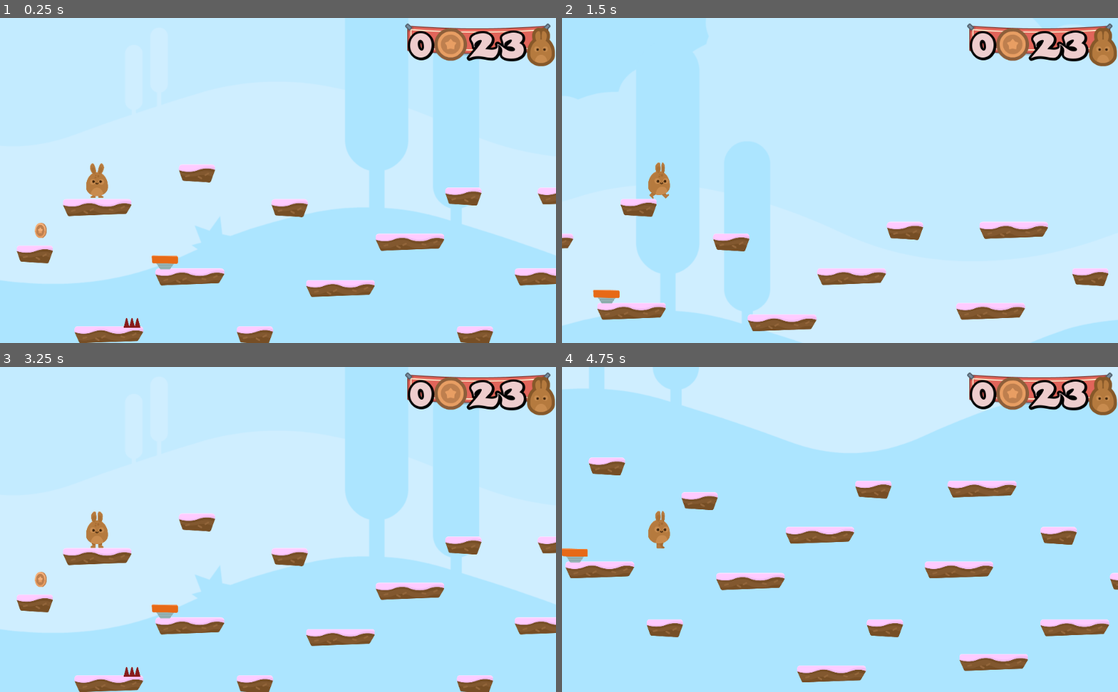
Above: before the commit, frames 1-4 (two rows, left to right).
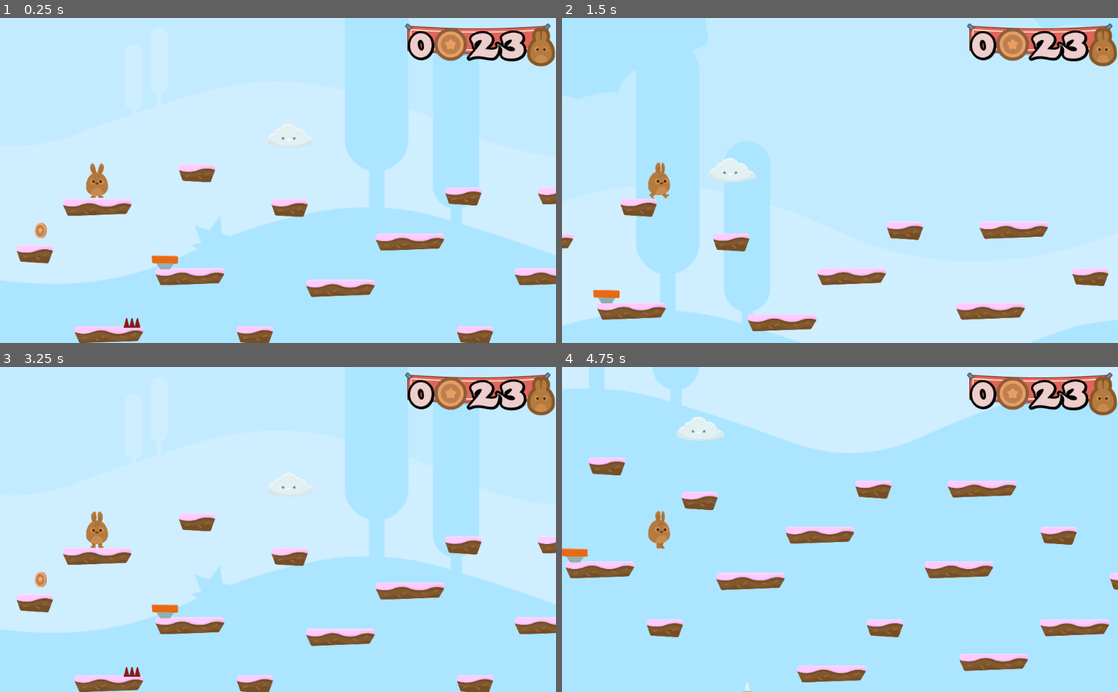
Above: after the commit, the same moments.

Repository: unnipv/hoppy-days
Game: Godot game, scene res://Levels/Level1.tscn
The game is run twice, just before and just after one commit, with the same random seed, the same clock (stepped at 60 frames per second) and the same inputs.
Inputs (mouse positions are in pixels of both pictures, inside the frame that each line leads up to):
- Up to frame 1 (0.25 s): no input
- Up to frame 2 (1.5 s): hold D (right) from 0.53 s (still down); tap W (jump) at 0.77 s
- Up to frame 3 (3.25 s): tap W (jump) at 1.52 s; release D (right) at 2.03 s; hold A (left) 2.03-2.75 s; click (378, 575) at 2.75 s
- Up to frame 4 (4.75 s): hold D (right) from 3.53 s (still down); tap W (jump) at 3.77, 4.52 s

The runs differ from the first frame. In frame 1, 0.1% of the frame differs, in the area x 3-95%, y 32-83%; in frame 2, 0.4%; in frame 3, 0.1%; in frame 4, 0.4%, in the area x 20-35%, y 15-100%.

Commit message:
Everything except NPCs

Diff:
--- a/Hoppy_Days/Items/JumpPad.gd
+++ b/Hoppy_Days/Items/JumpPad.gd
@@ -1,5 +1,4 @@
 extends Area2D
-
 
 
 func _on_JumpPad_body_entered(body):
--- a/Hoppy_Days/Levels/Level1.tscn
+++ b/Hoppy_Days/Levels/Level1.tscn
@@ -9,6 +9,8 @@
 [ext_resource path="res://GUI/GUI.tscn" type="PackedScene" id=7]
 [ext_resource path="res://GUI/GUI.gd" type="Script" id=8]
 [ext_resource path="res://Items/Coin.tscn" type="PackedScene" id=9]
+[ext_resource path="res://NPCs/Bowser.tscn" type="PackedScene" id=10]
+[ext_resource path="res://NPCs/Cloud.tscn" type="PackedScene" id=11]
 
 [node name="Level1" type="Node2D"]
 script = ExtResource( 6 )
@@ -30,6 +32,14 @@
 [node name="Coin" parent="." instance=ExtResource( 9 )]
 position = Vector2( 198.452, 622.263 )
 
+[node name="NPCs" type="Node" parent="."]
+
+[node name="Bowser" parent="NPCs" instance=ExtResource( 10 )]
+position = Vector2( 1835.99, 1576.35 )
+
+[node name="Cloud" parent="NPCs" instance=ExtResource( 11 )]
+position = Vector2( 1577.52, 97.544 )
+
 [node name="BGM" type="AudioStreamPlayer" parent="."]
 stream = ExtResource( 4 )
 volume_db = -17.361
--- /dev/null
+++ b/Hoppy_Days/NPCs/Bowser.tscn
@@ -0,0 +1,88 @@
+[gd_scene load_steps=8 format=2]
+
+[ext_resource path="res://GFX/Enemies/spikeMan_stand.png" type="Texture" id=1]
+[ext_resource path="res://GFX/Enemies/spikeMan_walk1.png" type="Texture" id=2]
+[ext_resource path="res://GFX/Enemies/spikeMan_walk2.png" type="Texture" id=3]
+[ext_resource path="res://Hazards/Hazards.gd" type="Script" id=4]
+
+[sub_resource type="SpriteFrames" id=1]
+animations = [ {
+"frames": [ ExtResource( 1 ) ],
+"loop": true,
+"name": "stand",
+"speed": 5.0
+}, {
+"frames": [ ExtResource( 2 ), ExtResource( 3 ) ],
+"loop": true,
+"name": "walk",
+"speed": 5.0
+} ]
+
+[sub_resource type="CapsuleShape2D" id=2]
+radius = 46.1421
+height = 78.0028
+
+[sub_resource type="Animation" id=3]
+resource_name = "Bowser"
+length = 6.0
+step = 1.0
+tracks/0/type = "value"
+tracks/0/path = NodePath(".:position")
+tracks/0/interp = 1
+tracks/0/loop_wrap = true
+tracks/0/imported = false
+tracks/0/enabled = true
+tracks/0/keys = {
+"times": PoolRealArray( 0, 1, 2, 4, 5, 6 ),
+"transitions": PoolRealArray( 1, 1, 1, 1, 1, 1 ),
+"update": 0,
+"values": [ Vector2( 0, 0 ), Vector2( -100, 0 ), Vector2( -100, 0 ), Vector2( 100, 0 ), Vector2( 100, 0 ), Vector2( 0, 0 ) ]
+}
+tracks/1/type = "value"
+tracks/1/path = NodePath("AnimatedSprite:animation")
+tracks/1/interp = 1
+tracks/1/loop_wrap = true
+tracks/1/imported = false
+tracks/1/enabled = true
+tracks/1/keys = {
+"times": PoolRealArray( 0, 1, 2, 4, 5, 6 ),
+"transitions": PoolRealArray( 1, 1, 1, 1, 1, 1 ),
+"update": 1,
+"values": [ "walk", "stand", "walk", "stand", "walk", "stand" ]
+}
+tracks/2/type = "value"
+tracks/2/path = NodePath("AnimatedSprite:flip_h")
+tracks/2/interp = 1
+tracks/2/loop_wrap = true
+tracks/2/imported = false
+tracks/2/enabled = true
+tracks/2/keys = {
+"times": PoolRealArray( 0, 2, 5 ),
+"transitions": PoolRealArray( 1, 1, 1 ),
+"update": 1,
+"values": [ true, false, true ]
+}
+
+[node name="Bowser" type="Node2D"]
+
+[node name="Area2D" type="Area2D" parent="."]
+collision_layer = 4
+script = ExtResource( 4 )
+__meta__ = {
+"_edit_group_": true
+}
+
+[node name="AnimatedSprite" type="AnimatedSprite" parent="Area2D"]
+frames = SubResource( 1 )
+animation = "walk"
+playing = true
+flip_h = true
+
+[node name="CollisionShape2D" type="CollisionShape2D" parent="Area2D"]
+position = Vector2( 0, 5.82704 )
+shape = SubResource( 2 )
+
+[node name="AnimationPlayer" type="AnimationPlayer" parent="Area2D"]
+playback_process_mode = 0
+anims/Bowser = SubResource( 3 )
+[connection signal="body_entered" from="Area2D" to="Area2D" method="_on_SpikTop_body_entered"]
--- /dev/null
+++ b/Hoppy_Days/NPCs/Cloud.gd
@@ -0,0 +1,17 @@
+extends Node2D
+
+var timeout = false
+
+func _process(delta):
+	if $Sprite/RayCast2D.is_colliding():
+		fire()
+
+func fire():
+	if not timeout:
+		$Sprite/RayCast2D.add_child(load("res://NPCs/Lightning.tscn").instance())
+		$Sprite/Timer.start()
+		timeout = true
+
+
+func _on_Timer_timeout():
+	timeout = false
--- /dev/null
+++ b/Hoppy_Days/NPCs/Cloud.tscn
@@ -0,0 +1,39 @@
+[gd_scene load_steps=4 format=2]
+
+[ext_resource path="res://GFX/Enemies/cloud.png" type="Texture" id=1]
+[ext_resource path="res://NPCs/Cloud.gd" type="Script" id=2]
+
+[sub_resource type="Animation" id=1]
+resource_name = "CloudCast"
+length = 8.0
+step = 1.0
+tracks/0/type = "value"
+tracks/0/path = NodePath(".:position")
+tracks/0/interp = 1
+tracks/0/loop_wrap = true
+tracks/0/imported = false
+tracks/0/enabled = true
+tracks/0/keys = {
+"times": PoolRealArray( 0, 2, 6, 8 ),
+"transitions": PoolRealArray( 1, 1, 1, 1 ),
+"update": 0,
+"values": [ Vector2( 0, 0 ), Vector2( -500, 0 ), Vector2( 500, 0 ), Vector2( 0, 0 ) ]
+}
+
+[node name="Cloud" type="Node2D"]
+script = ExtResource( 2 )
+
+[node name="Sprite" type="Sprite" parent="."]
+texture = ExtResource( 1 )
+
+[node name="AnimationPlayer" type="AnimationPlayer" parent="Sprite"]
+playback_process_mode = 0
+anims/CloudCast = SubResource( 1 )
+
+[node name="Timer" type="Timer" parent="Sprite"]
+
+[node name="RayCast2D" type="RayCast2D" parent="Sprite"]
+position = Vector2( 0, 70 )
+enabled = true
+cast_to = Vector2( 0, 750 )
+[connection signal="timeout" from="Sprite/Timer" to="." method="_on_Timer_timeout"]
--- /dev/null
+++ b/Hoppy_Days/NPCs/Lightning.gd
@@ -0,0 +1,9 @@
+extends Node2D
+
+func _ready():
+	set_as_toplevel(true)
+	global_position = get_parent().global_position
+
+
+func _on_VisibilityNotifier2D_viewport_exited(viewport):
+	queue_free()
--- /dev/null
+++ b/Hoppy_Days/NPCs/Lightning.tscn
@@ -0,0 +1,30 @@
+[gd_scene load_steps=6 format=2]
+
+[ext_resource path="res://GFX/Particles/lighting_yellow.png" type="Texture" id=1]
+[ext_resource path="res://GFX/Particles/lighting_blue.png" type="Texture" id=2]
+[ext_resource path="res://NPCs/Lightning.gd" type="Script" id=3]
+
+[sub_resource type="SpriteFrames" id=1]
+animations = [ {
+"frames": [ ExtResource( 1 ), ExtResource( 2 ) ],
+"loop": true,
+"name": "default",
+"speed": 5.0
+} ]
+
+[sub_resource type="RectangleShape2D" id=2]
+extents = Vector2( 27.4039, 58.0161 )
+
+[node name="Lightning" type="Node2D"]
+script = ExtResource( 3 )
+
+[node name="AnimatedSprite" type="AnimatedSprite" parent="."]
+frames = SubResource( 1 )
+playing = true
+
+[node name="CollisionShape2D" type="CollisionShape2D" parent="."]
+position = Vector2( 0.595276, 0.198425 )
+shape = SubResource( 2 )
+
+[node name="VisibilityNotifier2D" type="VisibilityNotifier2D" parent="."]
+[connection signal="viewport_exited" from="VisibilityNotifier2D" to="." method="_on_VisibilityNotifier2D_viewport_exited"]
--- a/Hoppy_Days/Player/Player.gd
+++ b/Hoppy_Days/Player/Player.gd
@@ -21,7 +21,7 @@
 func apply_gravity():
 	if position.y > WORLD_LIMIT:
 		get_tree().call_group("Gamestate","end_game")
-	if is_on_floor():
+	if is_on_floor() and motion.y > 0:
 		motion.y = 0
 	elif is_on_ceiling():
 		motion.y = 1
@@ -46,12 +46,10 @@
 func animate():
 	emit_signal("animate",motion)
 
-
-
 func hurt():
 	position.y -= 1
 	yield(get_tree(), "idle_frame")
-	motion.y -= JUMP_SPEED
+	motion.y = -JUMP_SPEED
 	$PainSFX.play()
 	lives -= 1
 #	if lives < 0:
Not shown: 1 places in Hoppy_Days/Levels/Level1.tscn that only renumber resources
